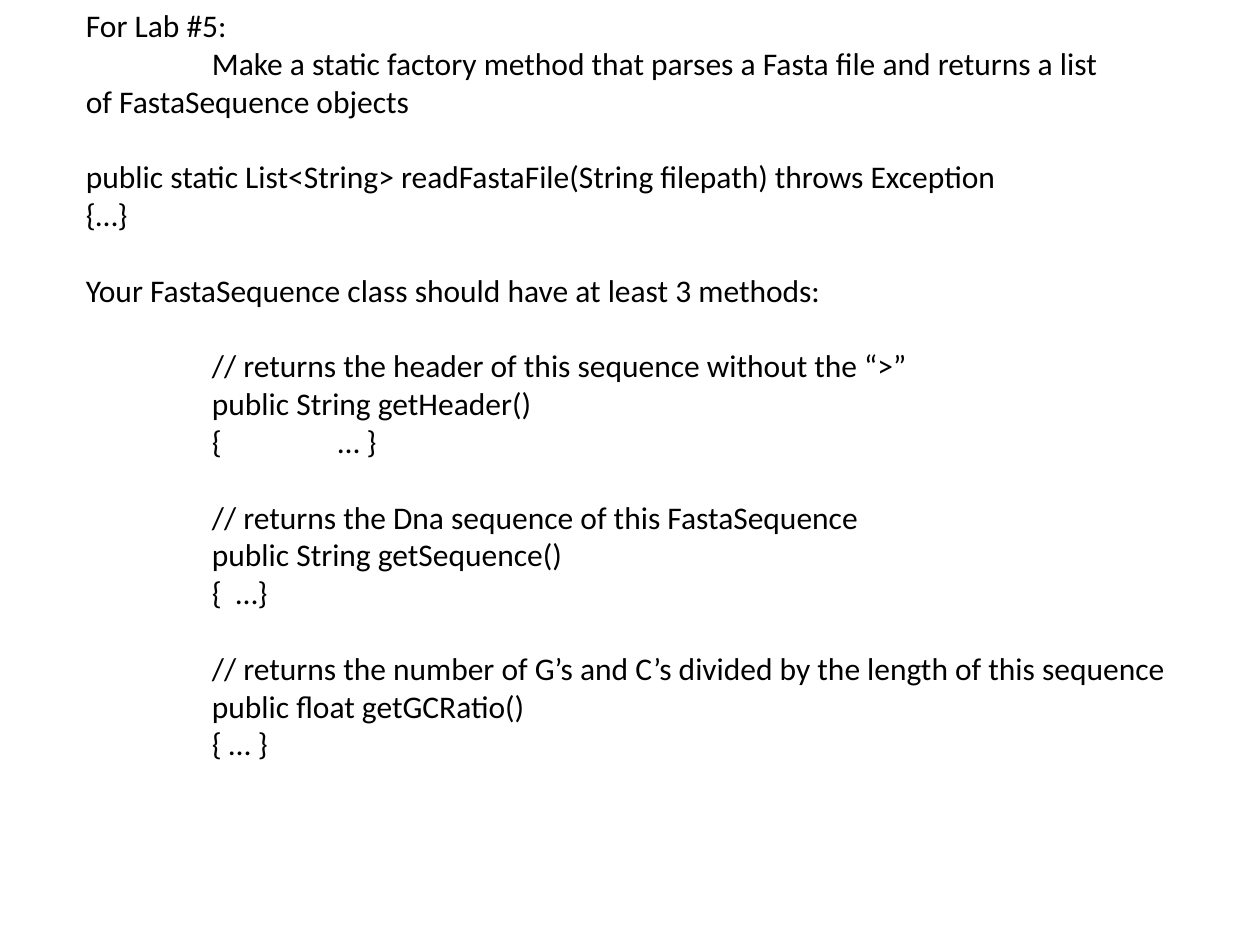
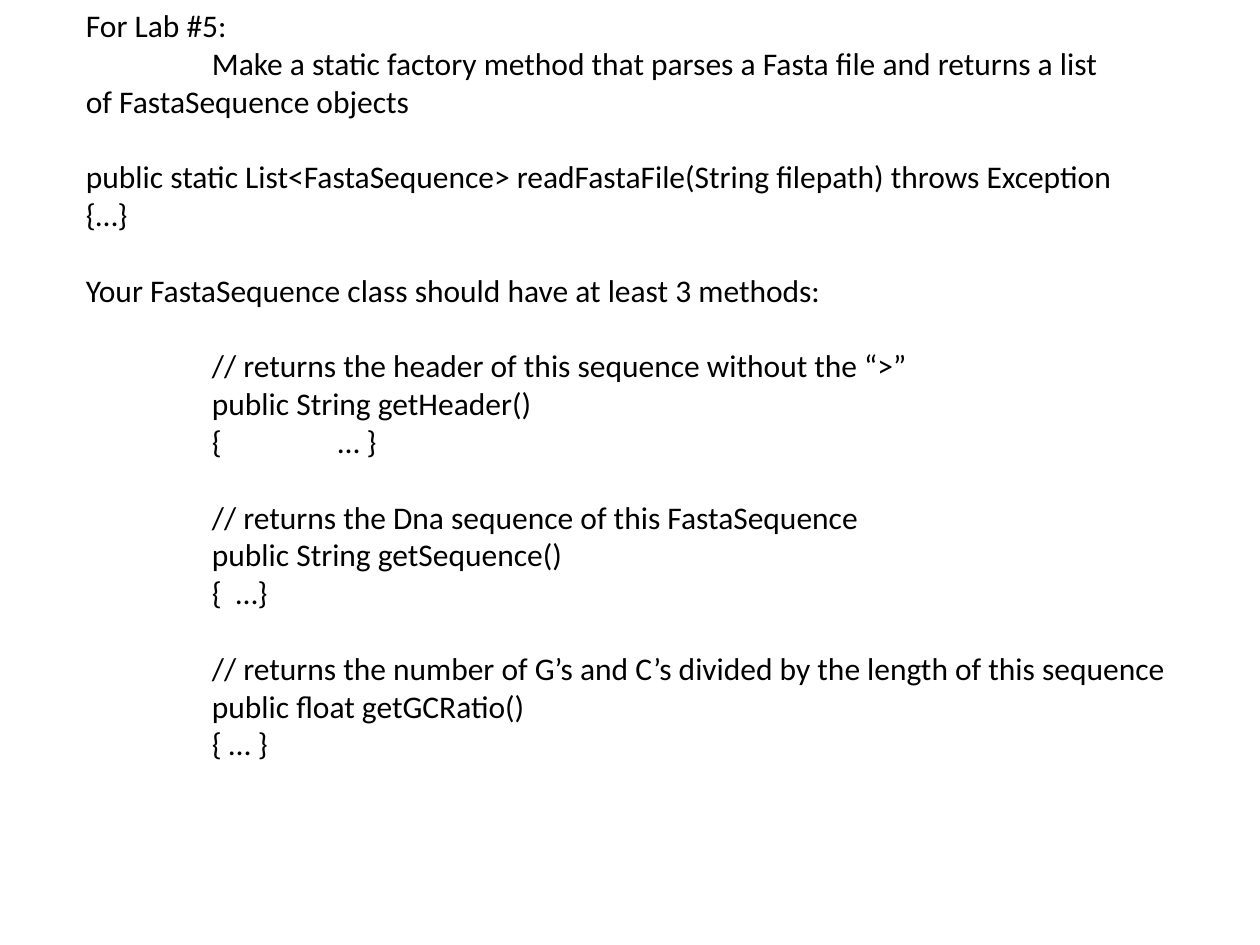
Before and after one commit to afodor/afodor.github.io, a slide deck: slide 2 of classes/prog2015/Lab5.pptx. Drawn at 1260x945 pixels with LibreOffice and Linux fonts; fonts in the diff are those of the drawing. Boxes give left, top, right and bottom in pixels: in the first picture for what was removed or moved away, otherwise in the second. Text is boxed around its words. In the diff, an @@ line names an element or a change of style, - is before the commit and + after.

Commit message:
fix bug in return value...

```diff
--- a/classes/prog2015/Lab5.pptx
+++ b/classes/prog2015/Lab5.pptx
@@ text at [86, 165, 1111, 194]: text changed @@
-public static List<String> readFastaFile(String filepath) throws Exception
+public static List<FastaSequence> readFastaFile(String filepath) throws Exception
```
